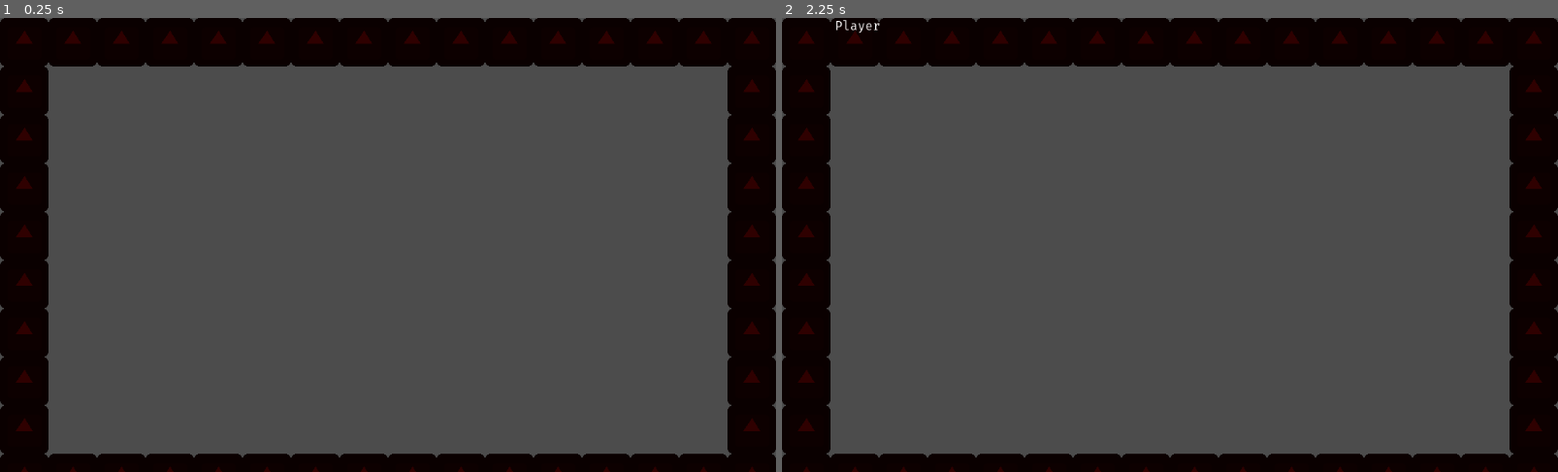
Above: before the commit, frames 1-2 (left to right).
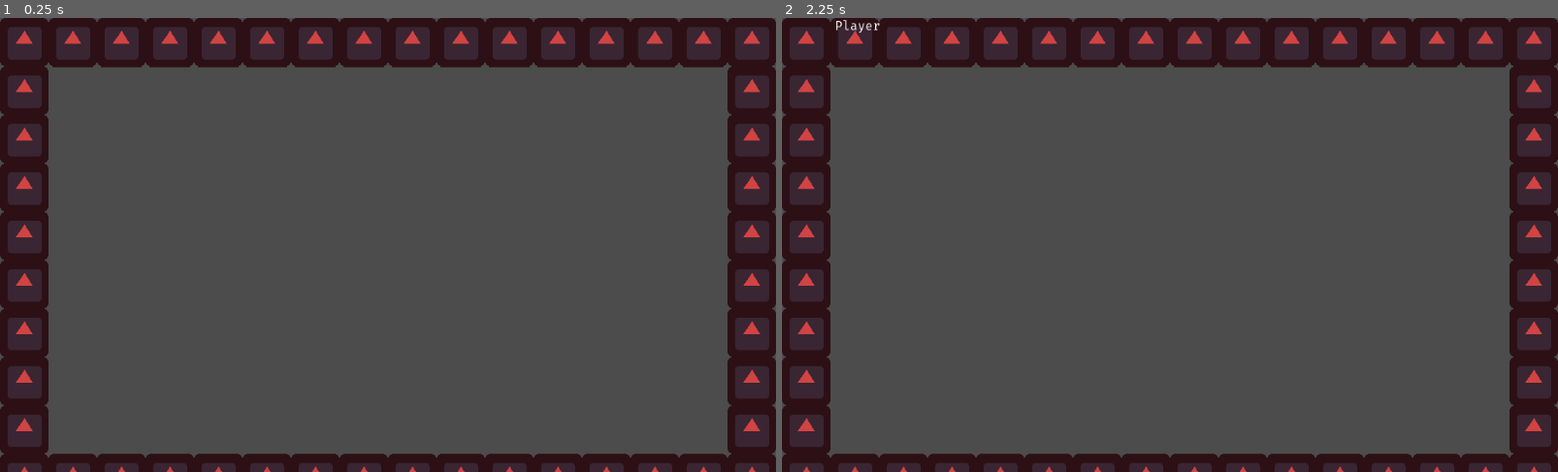
Above: after the commit, the same moments.

Repository: alexis-evelyn/Sweet-Tea
Game: Godot game, scene res://Worlds/World.tscn
Same seed, same stepped clock (60 frames per second), same inputs: the game is played once before the commit and once after it. This scene is started directly instead of the project's main scene. The engine's default icon, where the game draws it, is replaced by a stand-in: a white triangle on a blue panel in a dark square.
Inputs:
- Up to frame 1 (0.25 s): no input
- Up to frame 2 (2.25 s): tap Enter at 0.5, 2 s; hold D 0.53-1.28 s; hold Tab 0.53-1.28 s; tap Space at 1.25 s; hold S 1.28-2.03 s; tap Tab at 1.35 s; hold D from 2.03 s (still down); hold Tab from 2.03 s (still down)

The runs differ from the first frame. In frame 1, 25% of the frame differs, in the area x 0-100%, y 0-100%; in frame 2, 25%.

Commit message:
Saving Code That Features a Bug in Godot's Floor Detection Code

Diff:
--- a/Menus/NetworkMenu.tscn
+++ b/Menus/NetworkMenu.tscn
@@ -140,12 +140,7 @@
 margin_top = 90.4298
 margin_right = 951.514
 margin_bottom = 110.43
-
-[node name="ColorPicker" type="ColorPicker" parent="panelPlayer"]
-visible = false
-margin_left = 4.0
-margin_top = 4.0
-margin_right = 4.0
-margin_bottom = 4.0
+edit_alpha = false
 [connection signal="pressed" from="panelHost/btnCreate" to="." method="_on_btnCreate_pressed"]
 [connection signal="pressed" from="panelJoin/btnJoin" to="." method="_on_btnJoin_pressed"]
+[connection signal="color_changed" from="panelPlayer/btColor" to="." method="_on_btColor_color_changed"]
--- a/Objects/Blocks/Wall/Wall.tres
+++ b/Objects/Blocks/Wall/Wall.tres
@@ -1,15 +1,24 @@
-[gd_resource type="TileSet" load_steps=2 format=2]
+[gd_resource type="TileSet" load_steps=3 format=2]
 
 [ext_resource path="res://icon.png" type="Texture" id=1]
 
+[sub_resource type="ConvexPolygonShape2D" id=1]
+points = PoolVector2Array( 0, 0, 64, 0, 64, 65, 0, 65 )
+
 [resource]
-0/name = "Sprite"
+0/name = "icon.png 0"
 0/texture = ExtResource( 1 )
 0/tex_offset = Vector2( 0, 0 )
-0/modulate = Color( 0.188235, 0, 0, 1 )
-0/region = Rect2( 0, 0, 64, 64 )
+0/modulate = Color( 0.827451, 0.266667, 0.266667, 1 )
+0/region = Rect2( 0, 0, 64, 65 )
 0/tile_mode = 0
-0/occluder_offset = Vector2( 32, 32 )
-0/navigation_offset = Vector2( 32, 32 )
-0/shapes = [  ]
+0/occluder_offset = Vector2( 0, 0 )
+0/navigation_offset = Vector2( 0, 0 )
+0/shapes = [ {
+"autotile_coord": Vector2( 0, 0 ),
+"one_way": false,
+"one_way_margin": 1.0,
+"shape": SubResource( 1 ),
+"shape_transform": Transform2D( 1, 0, 0, 1, 0, 0 )
+} ]
 0/z_index = 0
--- a/Objects/Blocks/Wall/Wall.tscn
+++ b/Objects/Blocks/Wall/Wall.tscn
@@ -1,17 +1,9 @@
-[gd_scene load_steps=3 format=2]
+[gd_scene load_steps=2 format=2]
 
 [ext_resource path="res://icon.png" type="Texture" id=1]
 
-[sub_resource type="RectangleShape2D" id=1]
-extents = Vector2( 31.5733, 31.3595 )
-
 [node name="Wall" type="Node2D"]
 
-[node name="KinematicBody2D" type="KinematicBody2D" parent="."]
-
-[node name="CollisionShape2D" type="CollisionShape2D" parent="KinematicBody2D"]
-shape = SubResource( 1 )
-
-[node name="Sprite" type="Sprite" parent="KinematicBody2D"]
+[node name="Sprite" type="Sprite" parent="."]
 modulate = Color( 0.188235, 0, 0, 1 )
 texture = ExtResource( 1 )
--- a/Objects/Players/Player.tscn
+++ b/Objects/Players/Player.tscn
@@ -16,7 +16,6 @@
 
 [node name="CollisionShape2D" type="CollisionShape2D" parent="KinematicBody2D"]
 shape = SubResource( 1 )
-disabled = true
 
 [node name="Sprite" type="Sprite" parent="KinematicBody2D/CollisionShape2D"]
 scale = Vector2( 0.6, 0.6 )
--- a/Scripts/NetworkMenu.gd
+++ b/Scripts/NetworkMenu.gd
@@ -38,6 +38,11 @@
 # Failed To Join Server
 func _on_join_fail():
 	print("Failed to Join Server")
+
+# TODO: As I create an actual player creation screen, I will get rid of this section of the NetworkMenu
+# Set's Player Sprite Color in Menu Live
+func _on_btColor_color_changed(color):
+	$panelPlayer/playerIcon.modulate = $panelPlayer/btColor.color
 
 # Record Player's Info (Require's GUI)
 func set_player_info():
--- a/Scripts/Player.gd
+++ b/Scripts/Player.gd
@@ -1,9 +1,11 @@
 extends KinematicBody2D
 
-# Declare member variables here. Examples:
-# var a = 2
-# var b = "text"
+# Declare member variables here:
 const UP = Vector2(0, -1)
+const LEFT = Vector2(-1, 0)
+const RIGHT = Vector2(1, 0)
+const DOWN = Vector2(0, 1)
+
 const ACCELERATION = 50
 #const GRAVITY = 20
 const MAX_SPEED = 200
@@ -49,11 +51,20 @@
 			friction = false
 
 		rpc_unreliable("movePlayer", motion)
-		motion = move_and_slide(motion, UP)
+		motion = move_and_slide(motion, LEFT)
 
 # puppet (formerly slave) sets for all devices except server
 puppet func movePlayer(mot):
-	motion = move_and_slide(mot, UP)
+	motion = move_and_slide(mot, LEFT)
 
+	# Note to Godot Developers:
+	# There is a bug that setting the floor direction in the game allows players to drag other players (on that player's screen).
+	# The coordinates are updated properly so if a new client joins, they will be able to see where the dragged player was dragged to.
+	# This is activated by dragging to the direction that is considered the floor.
+	# An example is, if UP is set, the player can be dragged downward.
+
+	# The workarounds to this issue are to either not set the floor (if gravity is not in use) or to create your own floor checking code.
+
+# Sets Player's Color (also sets other players colors too)
 func set_dominant_color(color):
-	$icon.modulate = color
+	$CollisionShape2D/Sprite.modulate = color # Changes the Player's Color in the World
--- a/Scripts/world.gd
+++ b/Scripts/world.gd
@@ -13,7 +13,7 @@
 	var localPlayer = $PlayerUI/panelPlayerList/lblLocalPlayer
 	localPlayer.text = gamestate.player_info.name # Display Local Client's Text on Screen
 	localPlayer.align = Label.ALIGN_CENTER # Aligns the Text To Center
-	localPlayer.add_font_override("font", load("res://Fonts/dynamicfont/firacode-regular.tres"))
+	localPlayer.add_font_override("font", load("res://Fonts/dynamicfont/firacode-regular.tres")) # Fonts will be able to be chosen by player (including custom fonts added by player)
 
 	if (get_tree().is_network_server()):
 		network.connect("player_removed", self, "_on_player_removed") # Register Player Removal Function
@@ -25,6 +25,8 @@
 
 # Called every frame. 'delta' is the elapsed time since the previous frame.
 func _process(_delta):
+
+	# This allows user to see player list (I will eventually add support to change keys and maybe joystick support)
 	if Input.is_key_pressed(KEY_TAB):
 		playerList.visible = true
 	else:
@@ -35,8 +37,11 @@
 	var coordinates = Vector2(300, 300) # Get rid of all references to this
 
 	if (get_tree().is_network_server() && pinfo.net_id != 1):
+		# We Are The Server and The New Player is Not The Server
+
 		# TODO: Validate That Player ID is Not Spoofed
-		# We Are The Server and The New Player is Not The Server
+		# Apparently the RPC ID (used as Player ID) is safe from spoofing? I need to do more research just to be sure.
+		# https://www.reddit.com/r/godot/comments/bf4z8r/is_get_rpc_sender_id_safe_enough/eld38y8?utm_source=share&utm_medium=web2x
 
 		for id in network.players:
 			# Spawn Existing Players for New Client (Not New Player)
@@ -94,19 +99,21 @@
 	# Load the scene and create an instance
 	var player_class = load(pinfo.actor_path)
 	var new_actor = player_class.instance()
-	# Setup player customization (well, the color)
-	#nactor.set_dominant_color(pinfo.char_color)
-	# And the actor position
+
+	# TODO: Make Sure Alpha is 255 (fully opaque). We don't want people cheating...
+	# Setup Player Customization
+	new_actor.get_node("KinematicBody2D").set_dominant_color(pinfo.char_color) # The player script is attached to KinematicBody2D, hence retrieving its node
+
 	print("Actor: ", pinfo.net_id)
-	# --------------------------
-	new_actor.get_node("KinematicBody2D").position = coordinates # Note To Self: This Works Fine
-	new_actor.set_name(str(pinfo.net_id))
+	new_actor.get_node("KinematicBody2D").position = coordinates # Setup Player's Position
 
-	# If this actor does not belong to the server, change the network master accordingly
+	new_actor.set_name(str(pinfo.net_id)) # Set Player's ID (useful for referencing the player object later)
+
+	# Hand off control to player's client (the server already controls itself)
 	if (pinfo.net_id != 1):
 		new_actor.set_network_master(pinfo.net_id)
 
-	# Finally add the actor into the world
+	# Add the player to the world
 	add_child(new_actor)
 
 # Server and Client - Despawn Player From Local World
Not shown, added: Languages/en-US.txt
